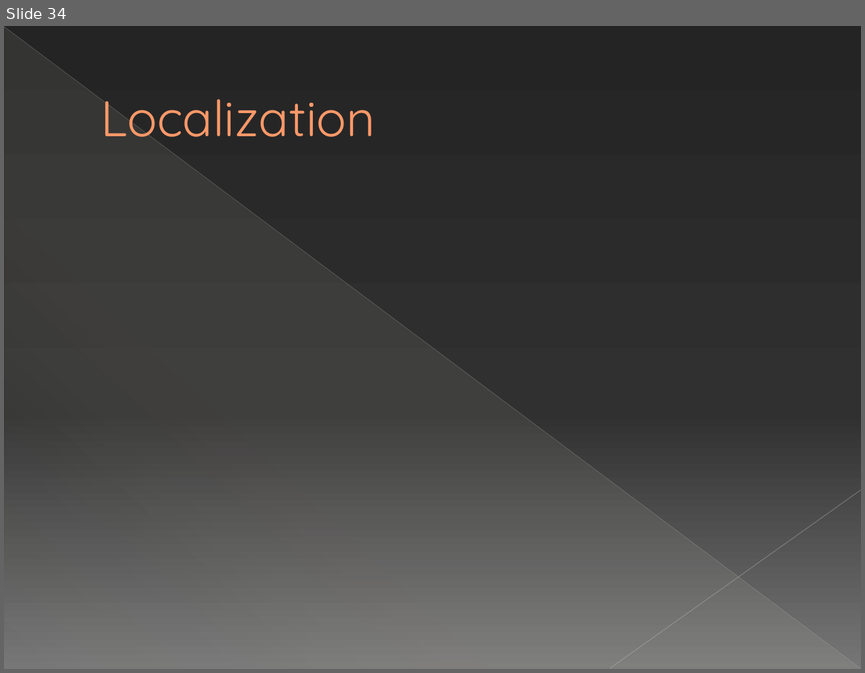
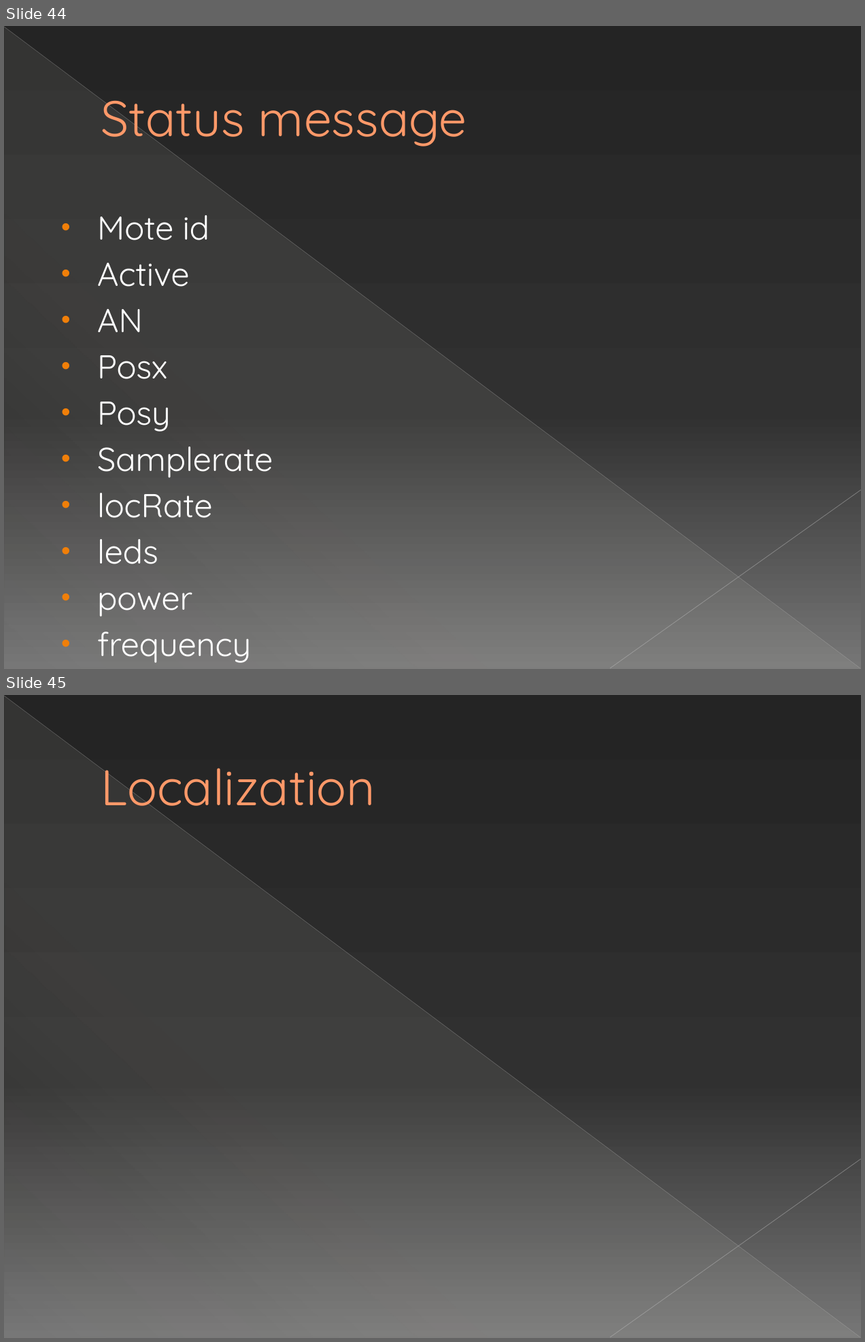
Before and after one commit to michelecorrea3/wsnlocalizationscala, a slide deck: Resources/WSN localization with Senseless framework.pptx. Shown one above the other, each under a label of ours: slide 34 before the commit, slides 44 and 45 after it. The pictures are 865x673 and 865x1342 pixels, drawn with LibreOffice and Linux fonts; fonts in the diff are those of the drawing. Boxes give left, top, right and bottom in pixels: in the first picture for what was removed or moved away, otherwise in the second. Text is boxed around its words. In the diff, an @@ line names an element or a change of style, - is before the commit and + after.

```diff
--- a/Resources/WSN localization with Senseless framework.pptx
+++ b/Resources/WSN localization with Senseless framework.pptx
@@ slide 44 added at (x1=4, y1=26, x2=861, y2=669), background gradient #242424 to #303030 to #767676; not listed: 3 template elements that a slide beside it also shows @@
@@ title added at (x1=101, y1=99, x2=467, y2=149), 42 pt, text #FF9B6A @@
+Status message
@@ text added at (x1=97, y1=215, x2=273, y2=616), 27.8 pt, text #FFFFFF @@
+• Mote id
+• Active
+• AN
+• Posx
+• Posy
+• Samplerate
+• locRate
+• leds
+• power
+• frequency
@@ what was slide 34 is now slide 45 @@
```
Also in this commit, not shown: 3 slides changed, 17 other slides added, 2 slides removed.
